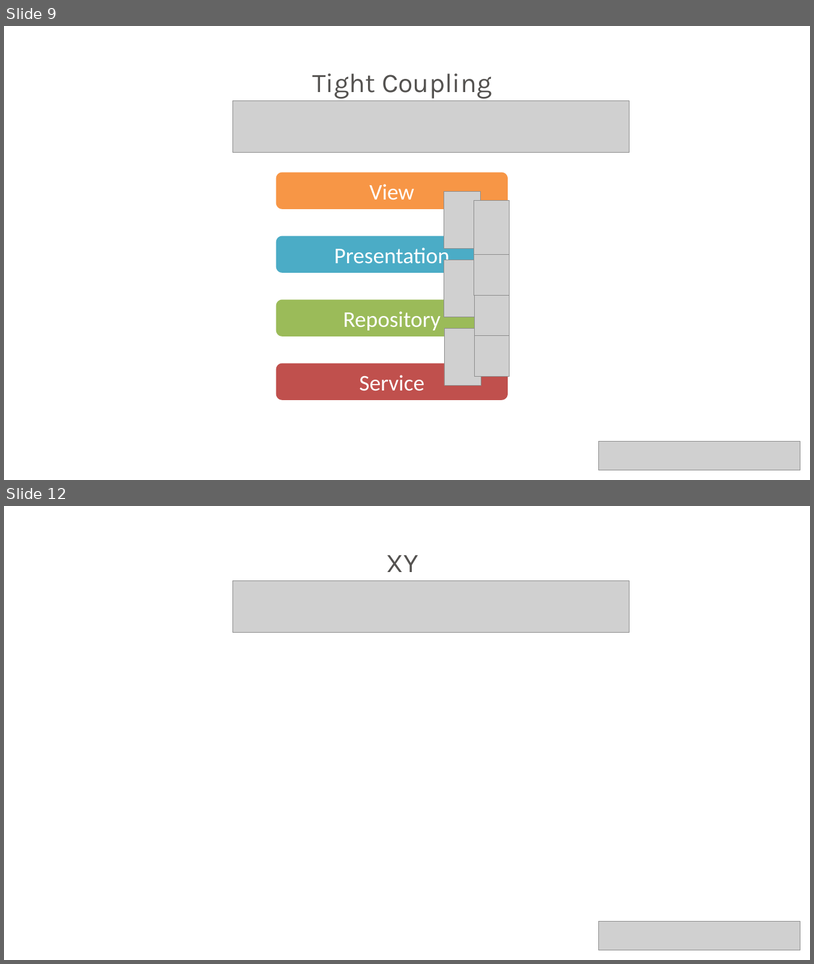
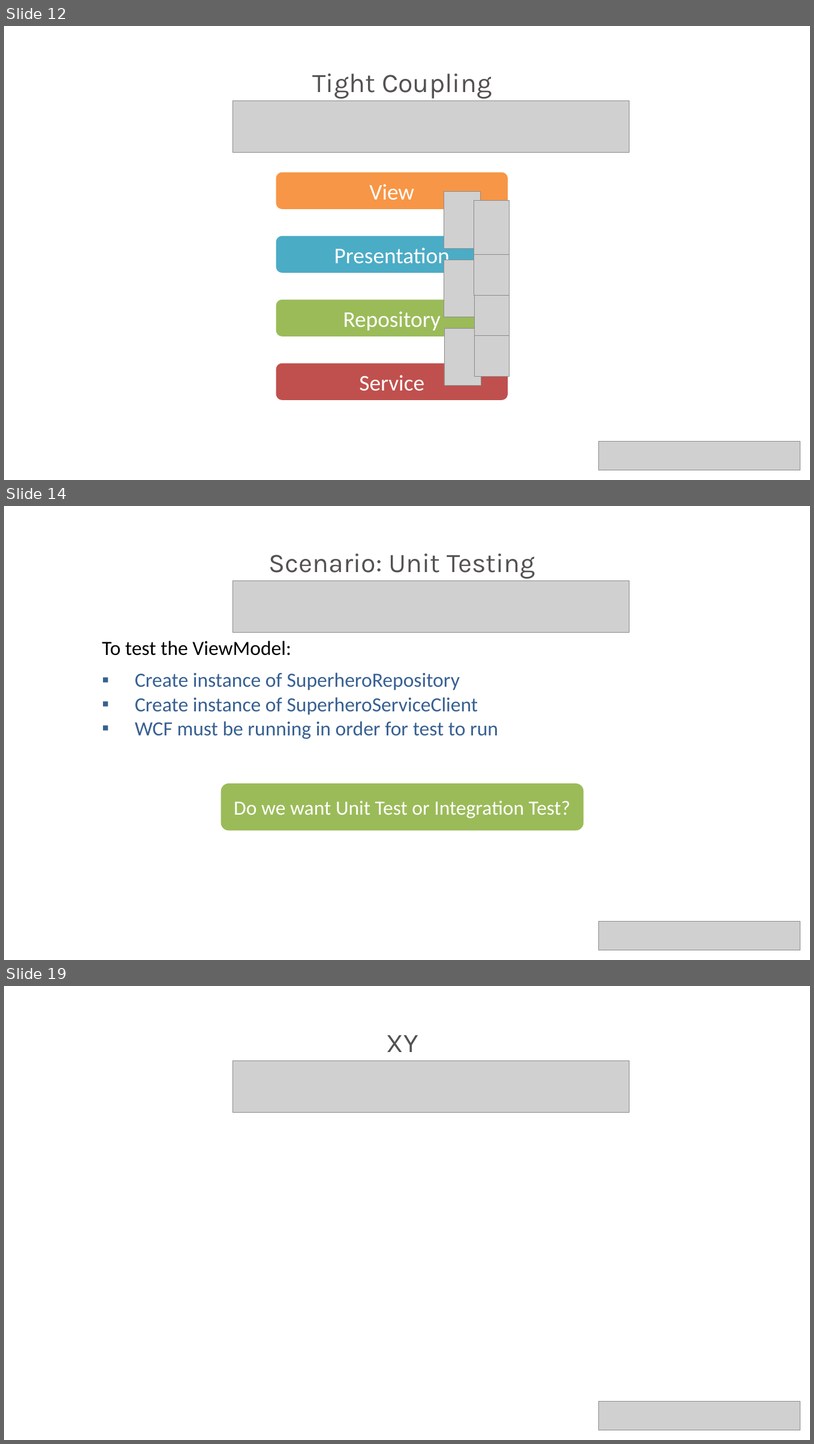
Before and after one commit to neman/DI-Course, a slide deck: DI Course.pptx. Shown one above the other, each under a label of ours: slides 9 and 12 before the commit, slides 12, 14 and 19 after it; the slides between them are not shown. The pictures are 814x964 and 814x1444 pixels, drawn with LibreOffice and Linux fonts; fonts in the diff are those of the drawing; grey boxes stand for pictures; background and template pictures are left out. Boxes give left, top, right and bottom in pixels: in the first picture for what was removed or moved away, otherwise in the second. Text is boxed around its words. In the diff, an @@ line names an element or a change of style, - is before the commit and + after.

```diff
--- a/DI Course.pptx
+++ b/DI Course.pptx
@@ slide 14 added at (x1=4, y1=506, x2=810, y2=960), background picture (left out) @@
@@ text added at (x1=269, y1=553, x2=536, y2=579), 48 pt, text #545250 @@
+Scenario: Unit Testing
@@ picture added at (x1=233, y1=581, x2=630, y2=633) @@
@@ text added at (x1=102, y1=640, x2=498, y2=739), 36 pt, text #376092 @@
+To test the ViewModel:
+▪ Create instance of SuperheroRepository
+▪ Create instance of SuperheroServiceClient
+▪ WCF must be running in order for test to run
@@ rounded rectangle added at (x1=221, y1=783, x2=584, y2=831), fill #9BBB59, 36 pt, text #FFFFFF @@
+Do we want Unit Test or Integration Test?
@@ picture added at (x1=599, y1=921, x2=800, y2=949) @@
@@ what was slide 9 is now slide 12 @@
@@ what was slide 12 is now slide 19 @@
```
Also in this commit, not shown: 1 slide changed, 6 other slides added, 1 other file.
